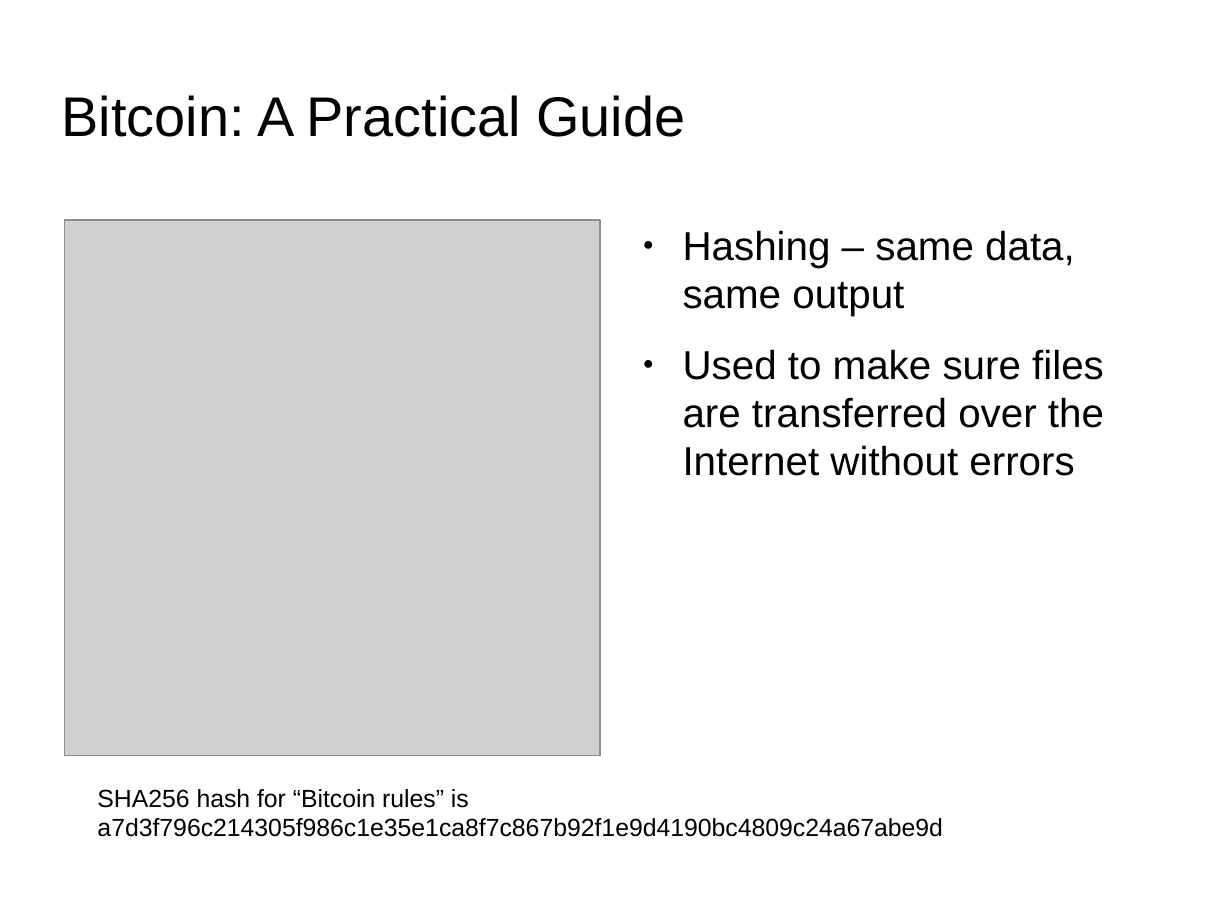
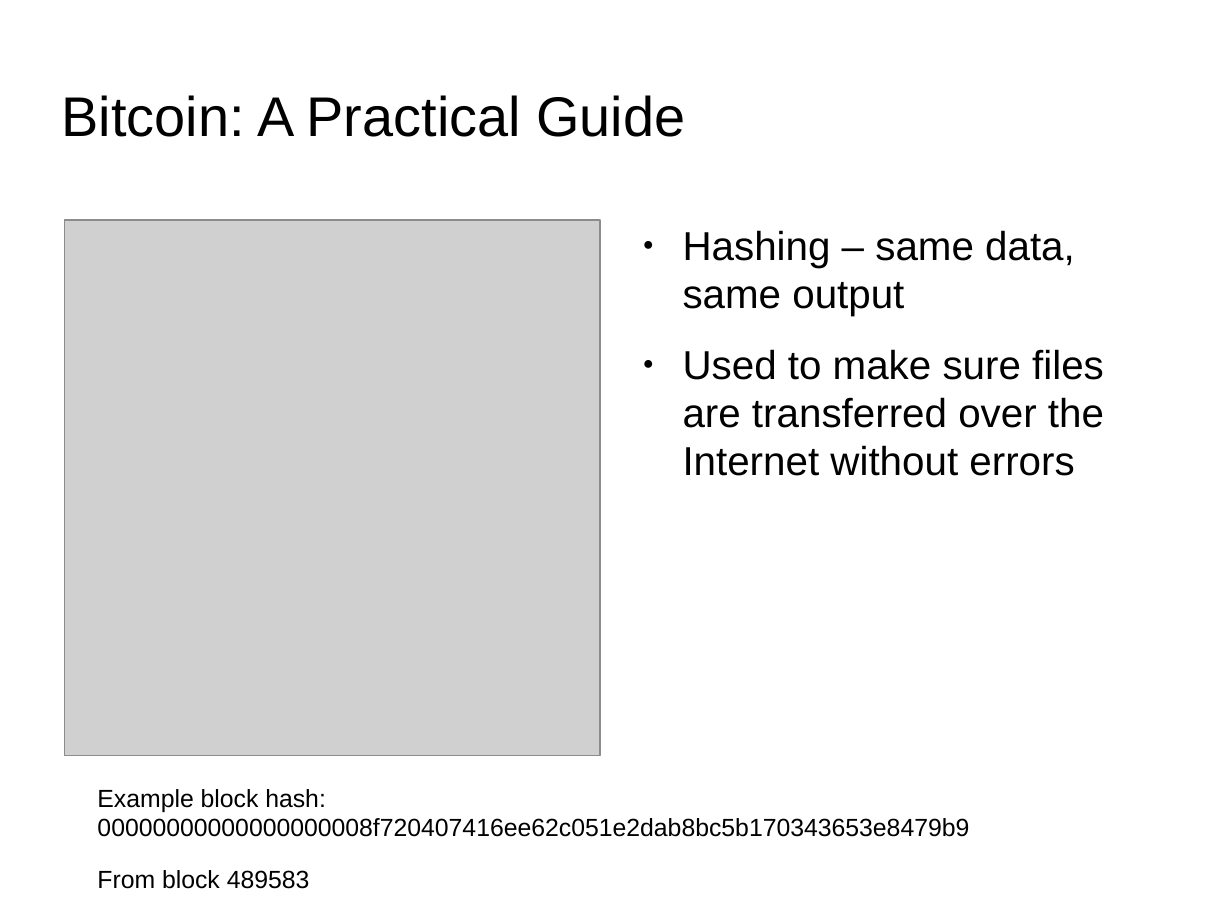
Before and after one commit to tyzbit/bitcoin-presentation, a slide deck: slide 17 of Bitcoin - A Practical Guide.odp. Drawn at 1232x924 pixels with LibreOffice and Linux fonts; fonts in the diff are those of the drawing; grey boxes stand for pictures; background and template pictures are left out. Boxes give left, top, right and bottom in pixels: in the first picture for what was removed or moved away, otherwise in the second. Text is boxed around its words. In the diff, an @@ line names an element or a change of style, - is before the commit and + after.

```diff
--- a/Bitcoin - A Practical Guide.odp
+++ b/Bitcoin - A Practical Guide.odp
@@ text at box(97, 789, 326, 889): text changed @@
-SHA256 hash for “Bitcoin rules” is a7d3f796c214305f986c1e35e1ca8f7c867b92f1e9d4190bc4809c24a67abe9d
+Example block hash: 00000000000000000008f720407416ee62c051e2dab8bc5b170343653e8479b9
+From block 489583
```
Also in this commit, not shown: 2 other slides changed, 1 other file.
